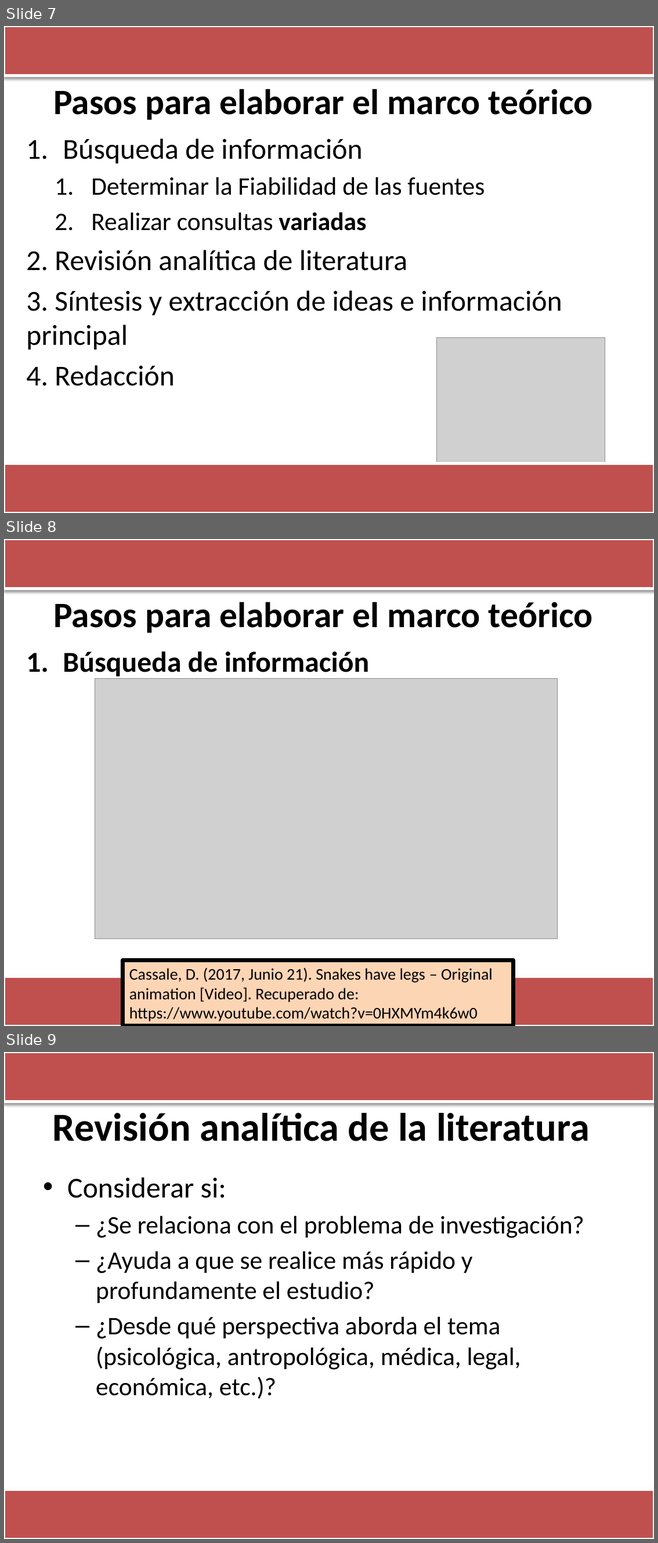
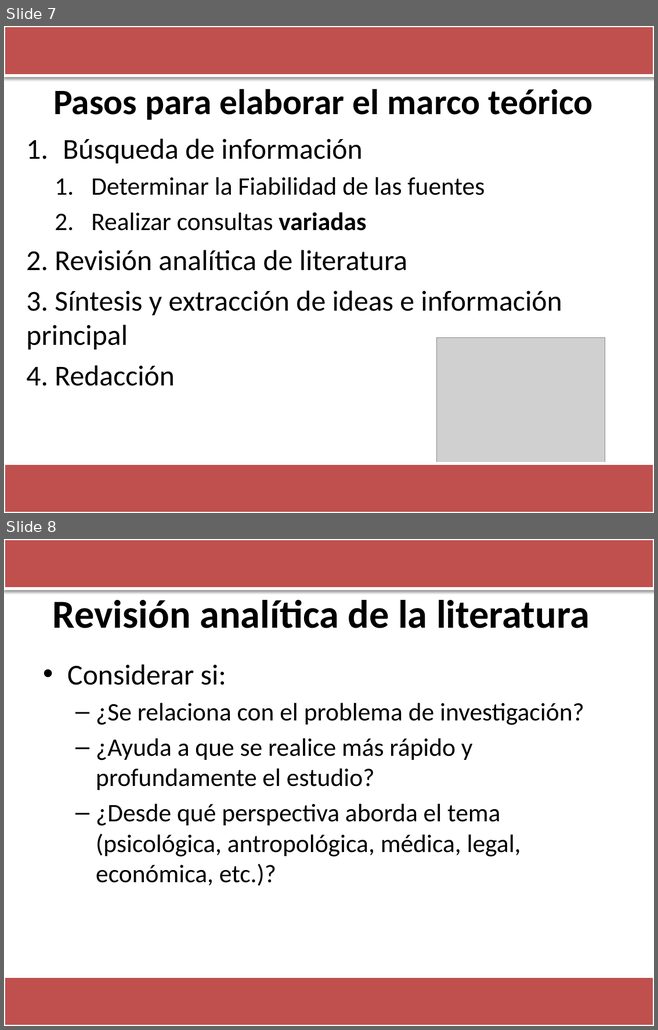
Before and after one commit to Adrifelcha/afchavez-019, a slide deck: JeanPiaget/2019-2020/Presentaciones/MarcoTeórico.pptx. Shown one above the other, each under a label of ours: slides 7, 8 and 9 before the commit, slides 7 and 8 after it. The pictures are 658x1543 and 658x1030 pixels, drawn with LibreOffice and Linux fonts; fonts in the diff are those of the drawing; grey boxes stand for pictures. Boxes give left, top, right and bottom in pixels: in the first picture for what was removed or moved away, otherwise in the second. Text is boxed around its words. In the diff, an @@ line names an element or a change of style, - is before the commit and + after.

```diff
--- a/JeanPiaget/2019-2020/Presentaciones/MarcoTeórico.pptx
+++ b/JeanPiaget/2019-2020/Presentaciones/MarcoTeórico.pptx
@@ slide 8 removed at <box>4,539,654,1026</box>, background #FFFFFF @@
@@ rectangle removed at <box>4,539,654,588</box> @@
@@ title removed at <box>53,602,593,633</box> @@
-Pasos para elaborar el marco teórico
@@ text removed at <box>63,652,369,679</box> @@
-1. Búsqueda de información
@@ picture removed at <box>94,679,557,939</box> @@
@@ rectangle removed at <box>123,961,513,1026</box> @@
-Cassale, D. (2017, Junio 21). Snakes have legs – Original animation [Video]. Recuperado de: https://www.youtube.com/watch?v=0HXMYm4k6w0
@@ rectangle removed at <box>4,977,654,1026</box> @@
@@ what was slide 9 is now slide 8 @@
```
Also in this commit, not shown: 1 slide changed, 22 other files.
